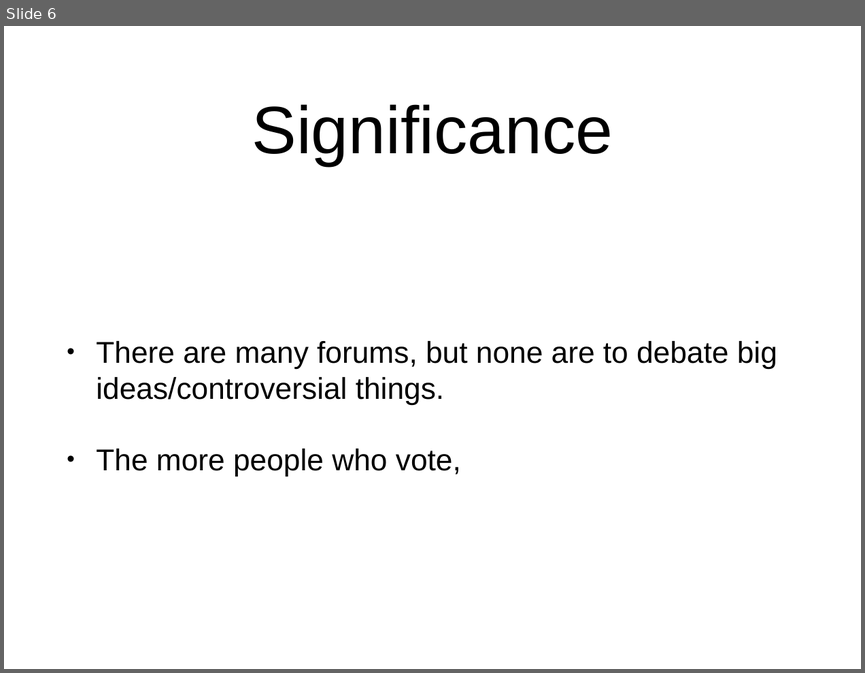
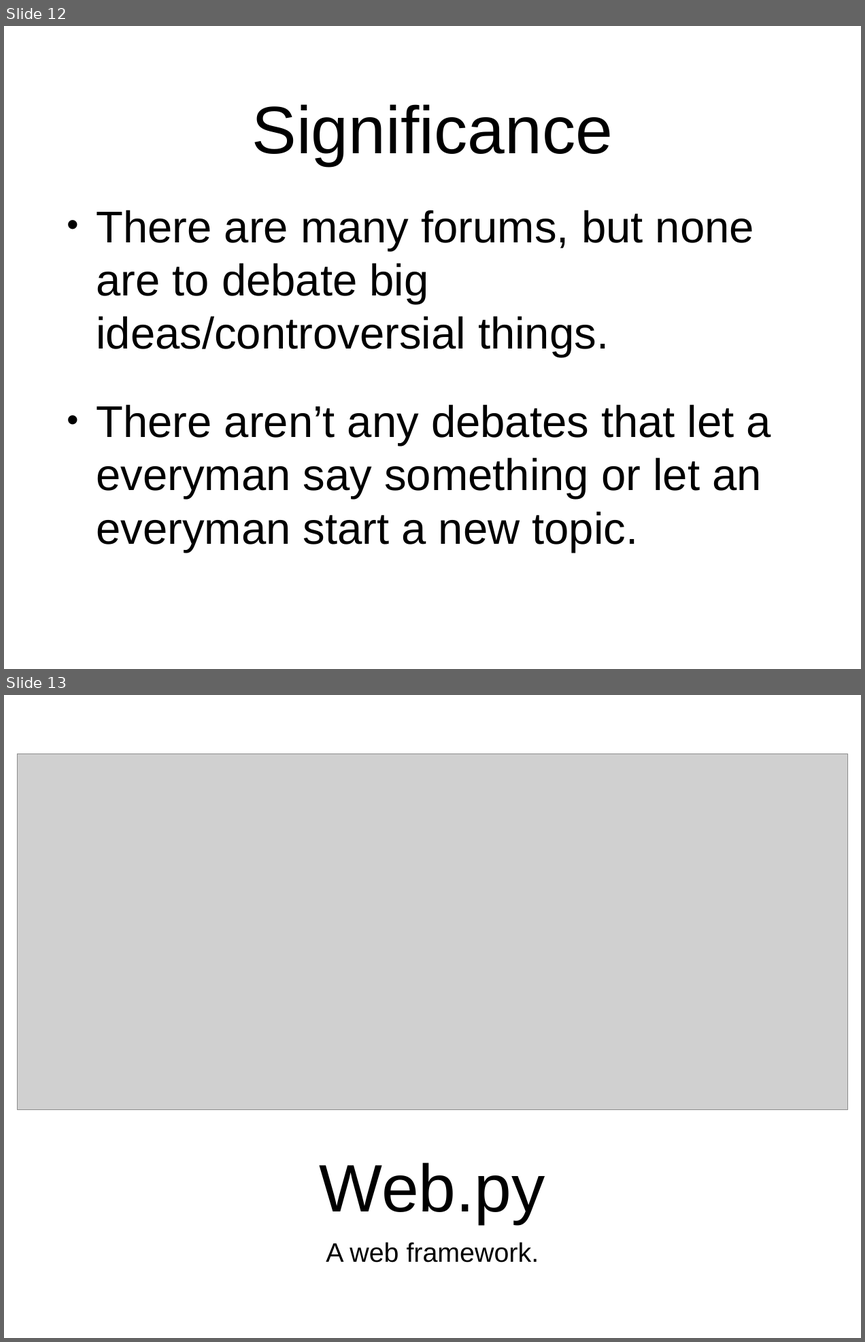
Before and after one commit to CrazyPython/DebateForum, a slide deck: Presentation.ppt. Shown one above the other, each under a label of ours: slide 6 before the commit, slides 12 and 13 after it. The pictures are 865x673 and 865x1342 pixels, drawn with LibreOffice and Linux fonts; fonts in the diff are those of the drawing; grey boxes stand for pictures. Boxes give left, top, right and bottom in pixels: in the first picture for what was removed or moved away, otherwise in the second. Text is boxed around its words. In the diff, an @@ line names an element or a change of style, - is before the commit and + after.

```diff
--- a/Presentation.ppt
+++ b/Presentation.ppt
@@ slide 13 added at bbox=[4, 695, 861, 1338], background #FFFFFF @@
@@ picture added at bbox=[17, 754, 847, 1110] @@
@@ title added at bbox=[320, 1162, 545, 1223], 80 pt, text #000000 @@
+Web.py
@@ text added at bbox=[326, 1242, 539, 1262], 32 pt, text #000000 @@
+A web framework.
@@ what was slide 6 is now slide 12 @@
@@ slide 12 changed as well @@
@@ text "There are many forums, but ..." at bbox=[96, 210, 771, 552]: vertical alignment middle to top @@
@@ text at bbox=[96, 210, 754, 357]: size 36 to 53 pt in "There are many forums, but none are ..." @@
@@ text at bbox=[96, 404, 771, 552]: text changed; size 36 to 53 pt @@
-• The more people who vote,
+• There aren’t any debates that let a everyman say something or let an everyman start a new topic.
```
Also in this commit, not shown: 2 other slides changed, 11 other slides added, 3 slides removed, 1 other file.
